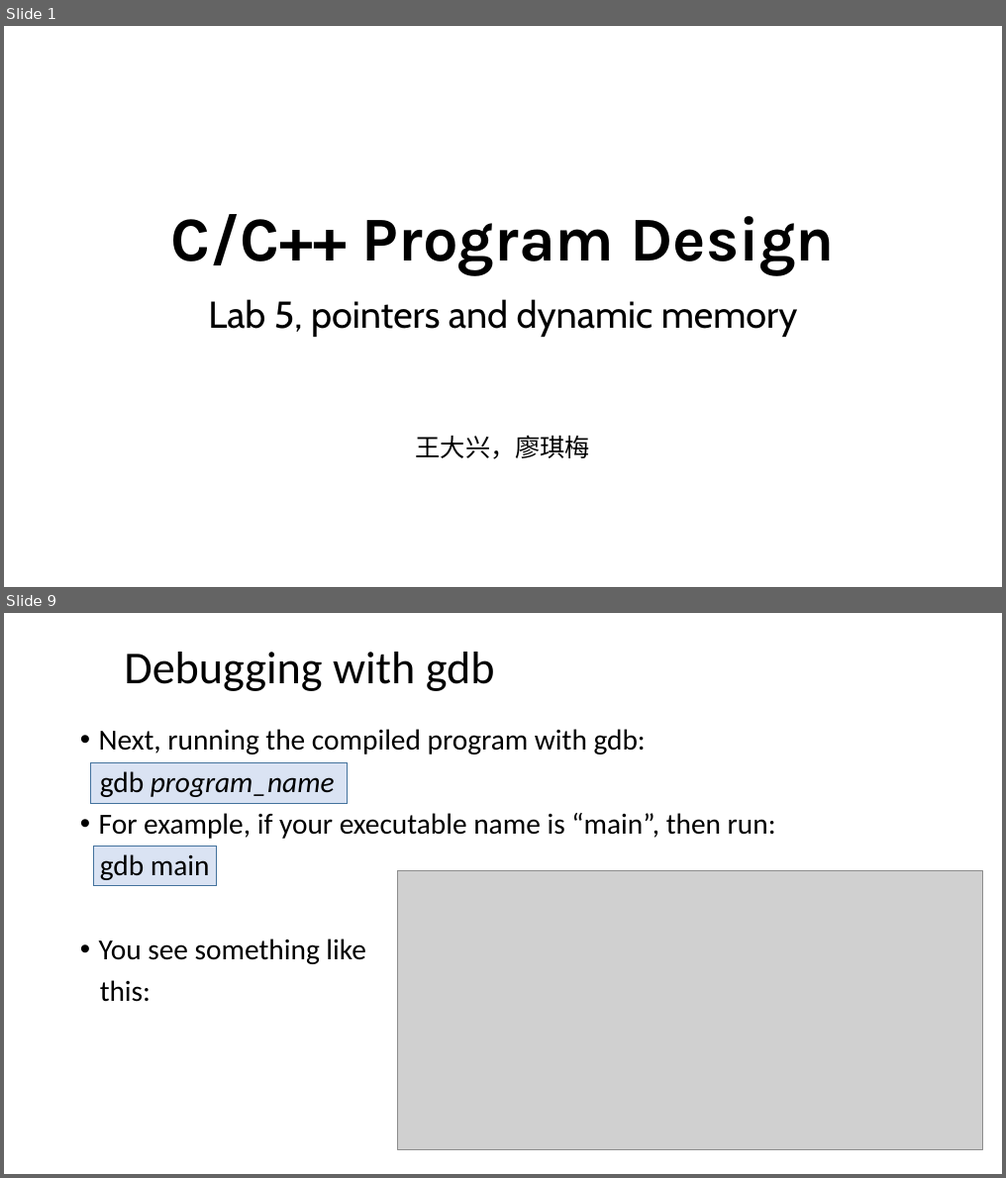
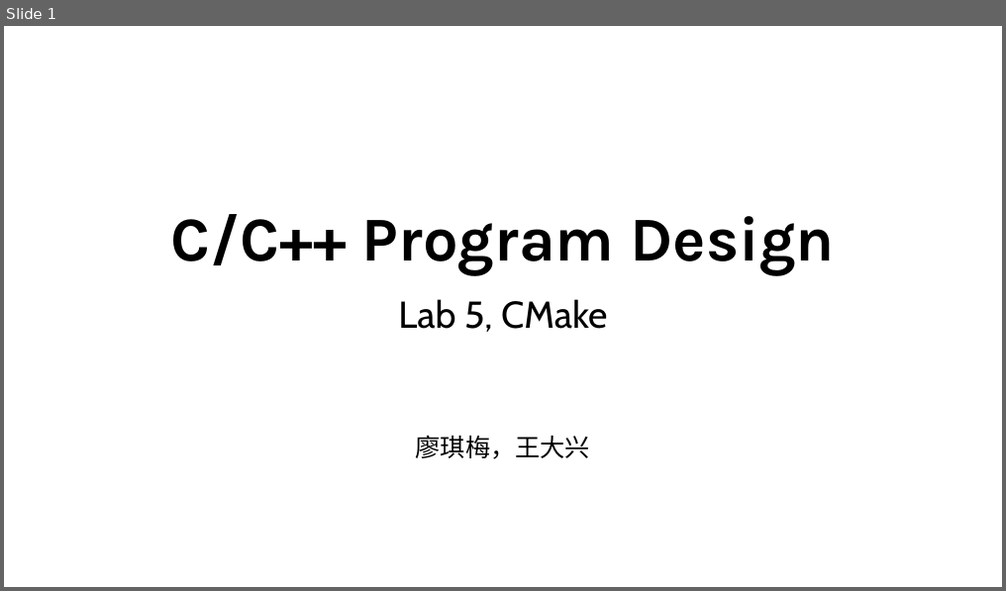
Before and after one commit to ShiqiYu/CPP, a slide deck: week05/Lab05.pptx. Shown one above the other, each under a label of ours: slides 1 and 9 before the commit, slide 1 after it; the slides between them are not shown. The pictures are 1006x1178 and 1006x591 pixels, drawn with LibreOffice and Linux fonts; fonts in the diff are those of the drawing; grey boxes stand for pictures; background and template pictures are left out. Boxes give left, top, right and bottom in pixels: in the first picture for what was removed or moved away, otherwise in the second. Text is boxed around its words. In the diff, an @@ line names an element or a change of style, - is before the commit and + after.

```diff
--- a/week05/Lab05.pptx
+++ b/week05/Lab05.pptx
@@ slide 9 removed at (x1=4, y1=613, x2=1002, y2=1174), background #FFFFFF @@
@@ title removed at (x1=124, y1=652, x2=495, y2=691) @@
-Debugging with gdb
@@ text removed at (x1=99, y1=729, x2=776, y2=1002) @@
-• Next, running the compiled program with gdb:
-gdb program_name
-• For example, if your executable name is “main”, then run:
-gdb main
-• You see something like
-this:
@@ rectangle removed at (x1=90, y1=763, x2=347, y2=804) @@
@@ rectangle removed at (x1=94, y1=847, x2=217, y2=886) @@
@@ picture removed at (x1=397, y1=871, x2=983, y2=1151) @@
@@ slide 1 changed as well @@
@@ subtitle at (x1=398, y1=299, x2=607, y2=460): text changed @@
-Lab 5, pointers and dynamic memory
-王大兴，廖琪梅
+Lab 5, CMake
+廖琪梅，王大兴
```
Also in this commit, not shown: 1 other slide changed, 16 slides added, 23 other slides removed.
